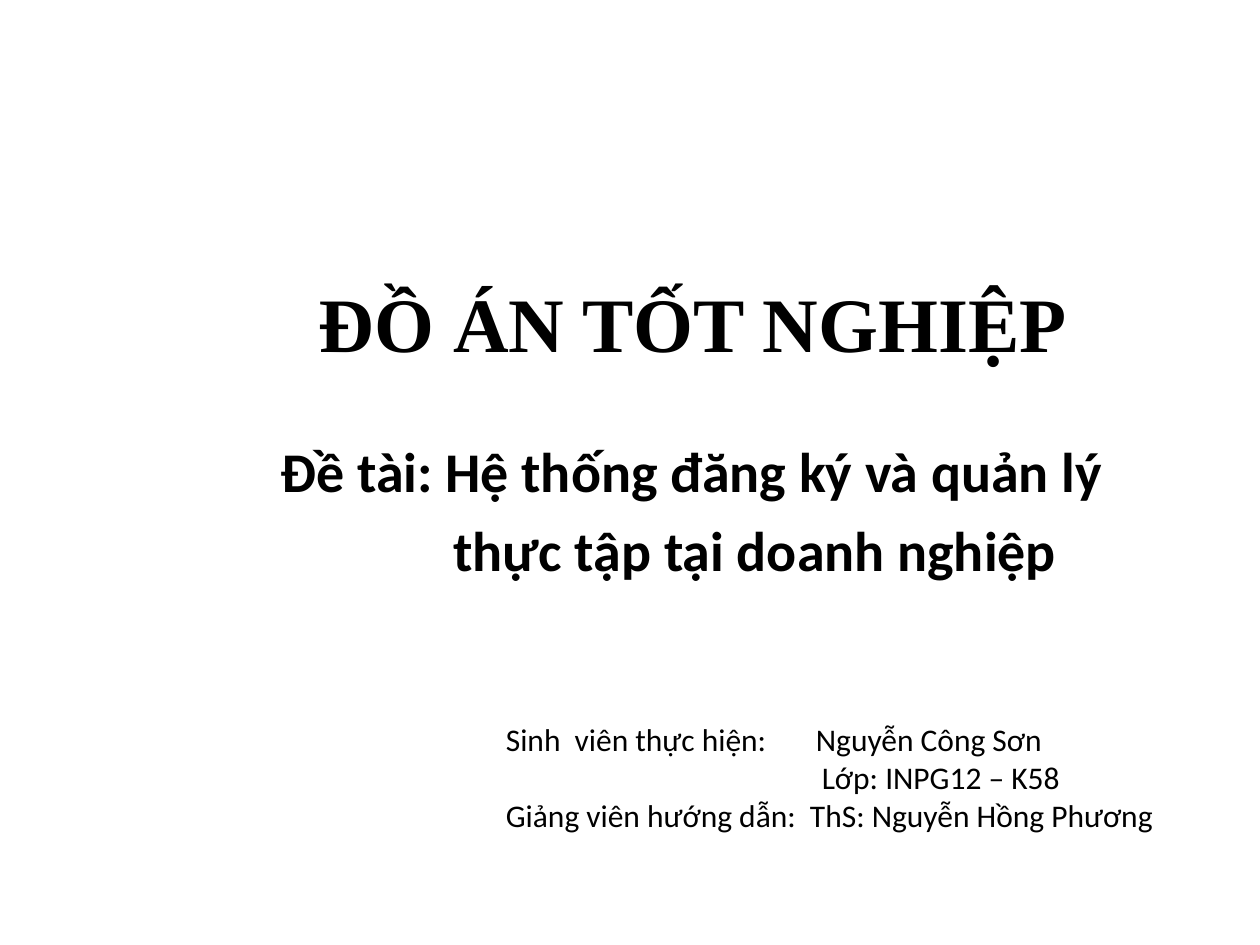
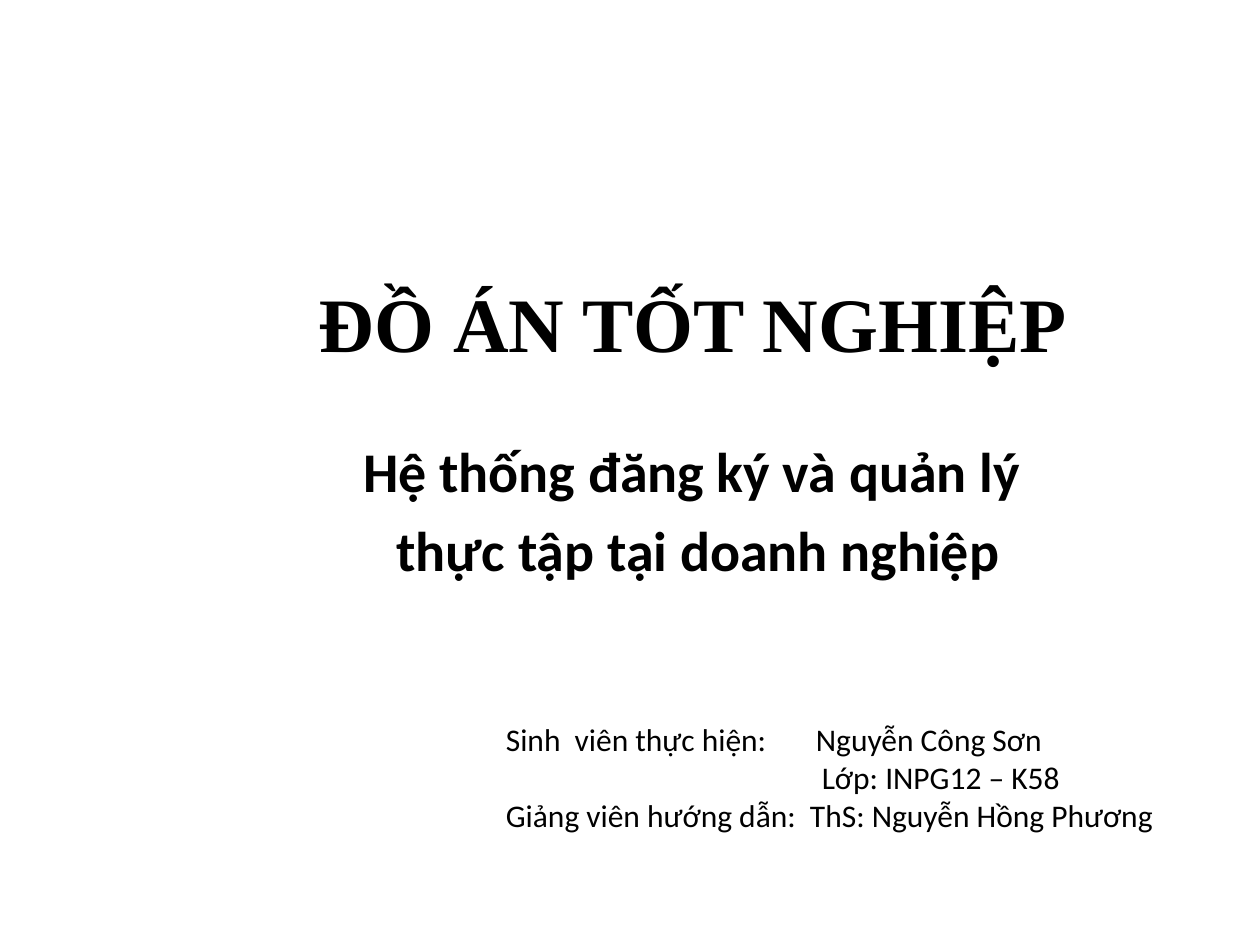
Before and after one commit to sonnc/QT5315, a slide deck: slide 1 of SLIDE ĐỒ ÁN TỐT NGHIỆP.pptx. Drawn at 1260x945 pixels with LibreOffice and Linux fonts; fonts in the diff are those of the drawing; background and template pictures are left out. Boxes give left, top, right and bottom in pixels: in the first picture for what was removed or moved away, otherwise in the second. Text is boxed around its words. In the diff, an @@ line names an element or a change of style, - is before the commit and + after.

```diff
--- a/SLIDE ĐỒ ÁN TỐT NGHIỆP.pptx
+++ b/SLIDE ĐỒ ÁN TỐT NGHIỆP.pptx
@@ subtitle at bbox=[363, 449, 1019, 502]: text changed @@
-Đề tài: Hệ thống đăng ký và quản lý
+Hệ thống đăng ký và quản lý
```
Also in this commit, not shown: 12 other slides changed, 9 slides added, 10 other files.
